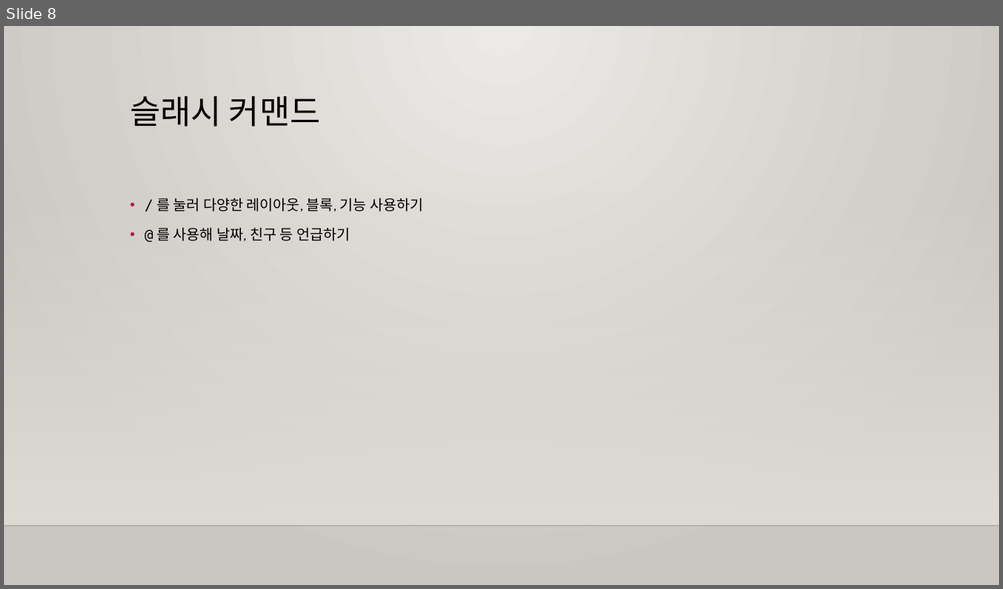
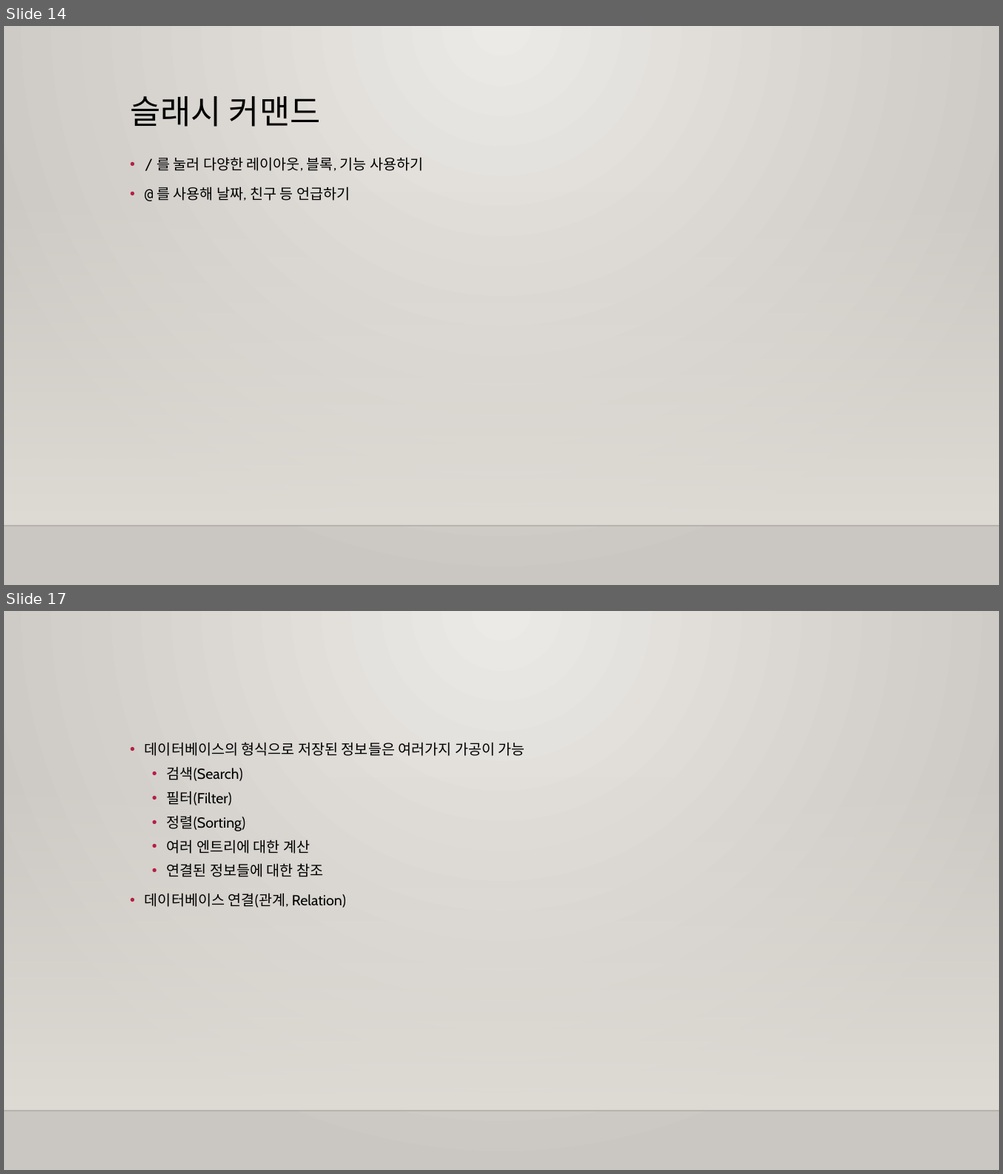
Before and after one commit to m00nlygreat/obsidian-vault, a slide deck: 노코드 엔지니어링/노션으로 랜딩페이지 만들기.pptx. Shown one above the other, each under a label of ours: slide 8 before the commit, slides 14 and 17 after it; the slides between them are not shown. The pictures are 1003x589 and 1003x1174 pixels, drawn with LibreOffice and Linux fonts; fonts in the diff are those of the drawing; background and template pictures are left out. Boxes give left, top, right and bottom in pixels: in the first picture for what was removed or moved away, otherwise in the second. Text is boxed around its words. In the diff, an @@ line names an element or a change of style, - is before the commit and + after.

```diff
--- a/노코드 엔지니어링/노션으로 랜딩페이지 만들기.pptx
+++ b/노코드 엔지니어링/노션으로 랜딩페이지 만들기.pptx
@@ slide 17 added at (4,611,999,1170), background gradient #ECEAE7 to #CAC7C1; not listed: 2 template elements that a slide beside it also shows @@
@@ text added at (145,742,525,908), 14 pt, text #000000 @@
+• 데이터베이스의 형식으로 저장된 정보들은 여러가지 가공이 가능
+  • 검색(Search)
+  • 필터(Filter)
+  • 정렬(Sorting)
+  • 여러 엔트리에 대한 계산
+  • 연결된 정보들에 대한 참조
+• 데이터베이스 연결(관계, Relation)
@@ what was slide 8 is now slide 14 @@
@@ slide 14 changed as well @@
@@ text "/ 를 눌러 다양한 레이아웃, ...": place and size @@
-text "/ 를 눌러 다양한 레이아웃, ..." at (156,198,423,241)
+text "/ 를 눌러 다양한 레이아웃, ..." at (156,157,423,201)
```
Also in this commit, not shown: 6 other slides changed, 16 other slides added, 3 slides removed, 3 other files.
